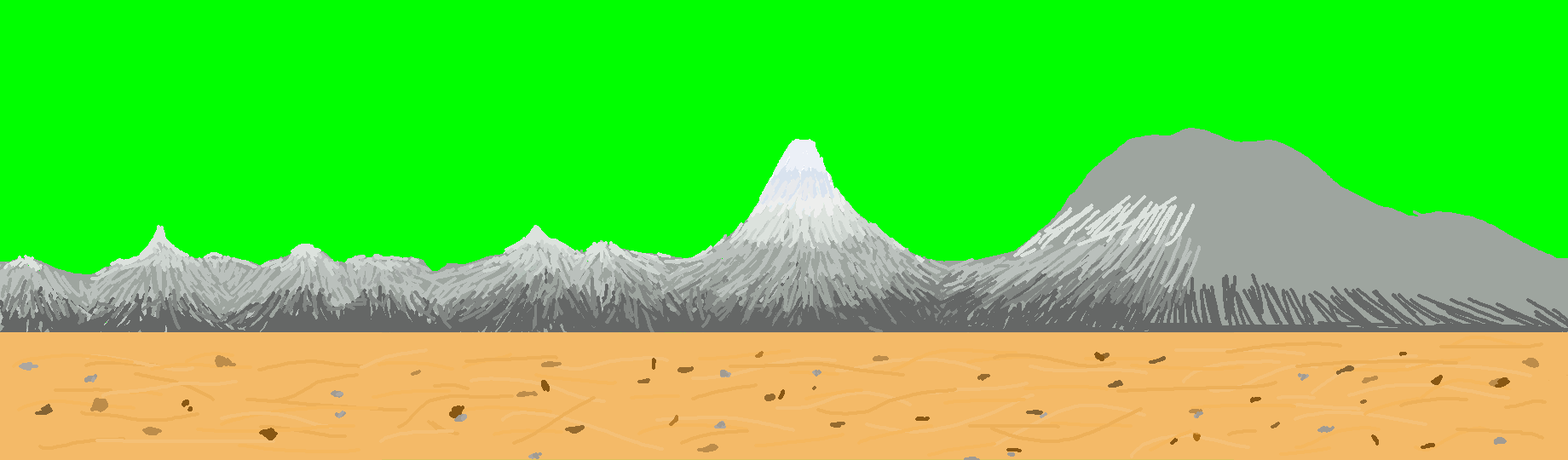
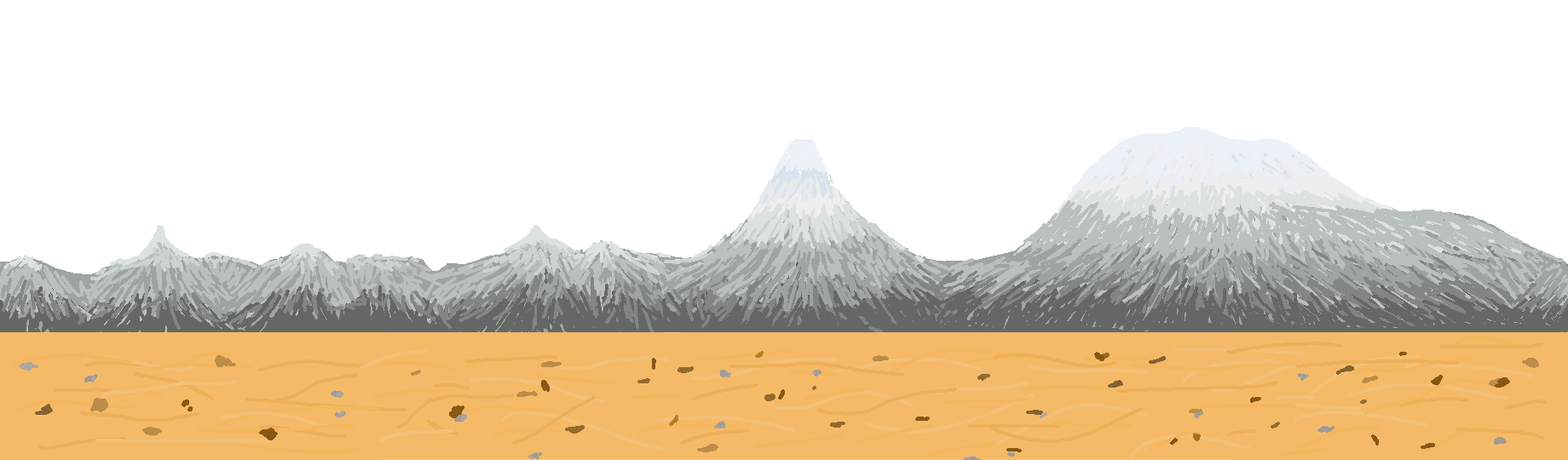
Before/after of a 1568x460 layered artwork. What changed in the layer stack:
painted on "Berge" over [0, 126, 1568, 334]
hid "Background" over [0, 0, 1568, 460]
